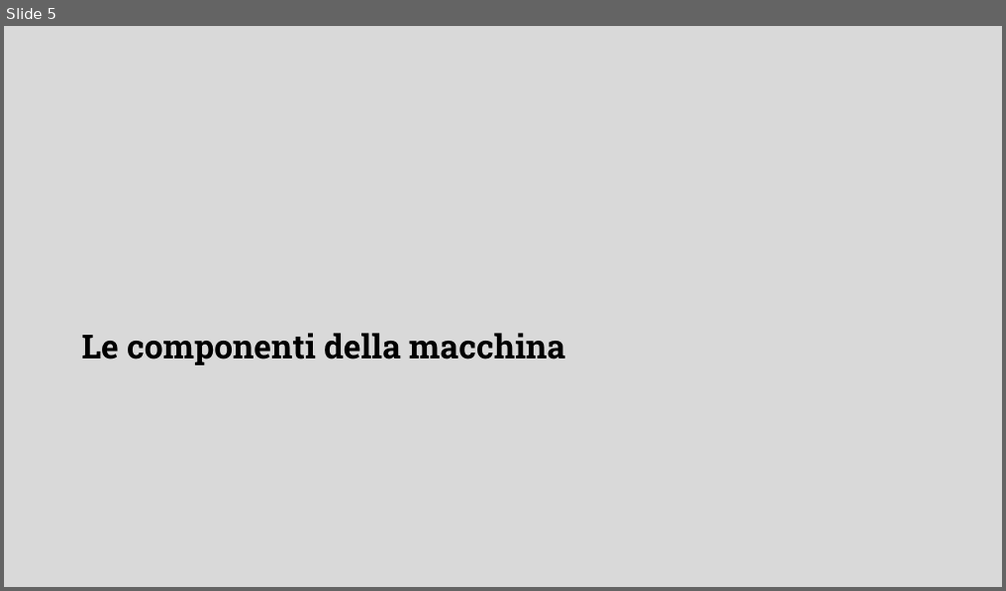
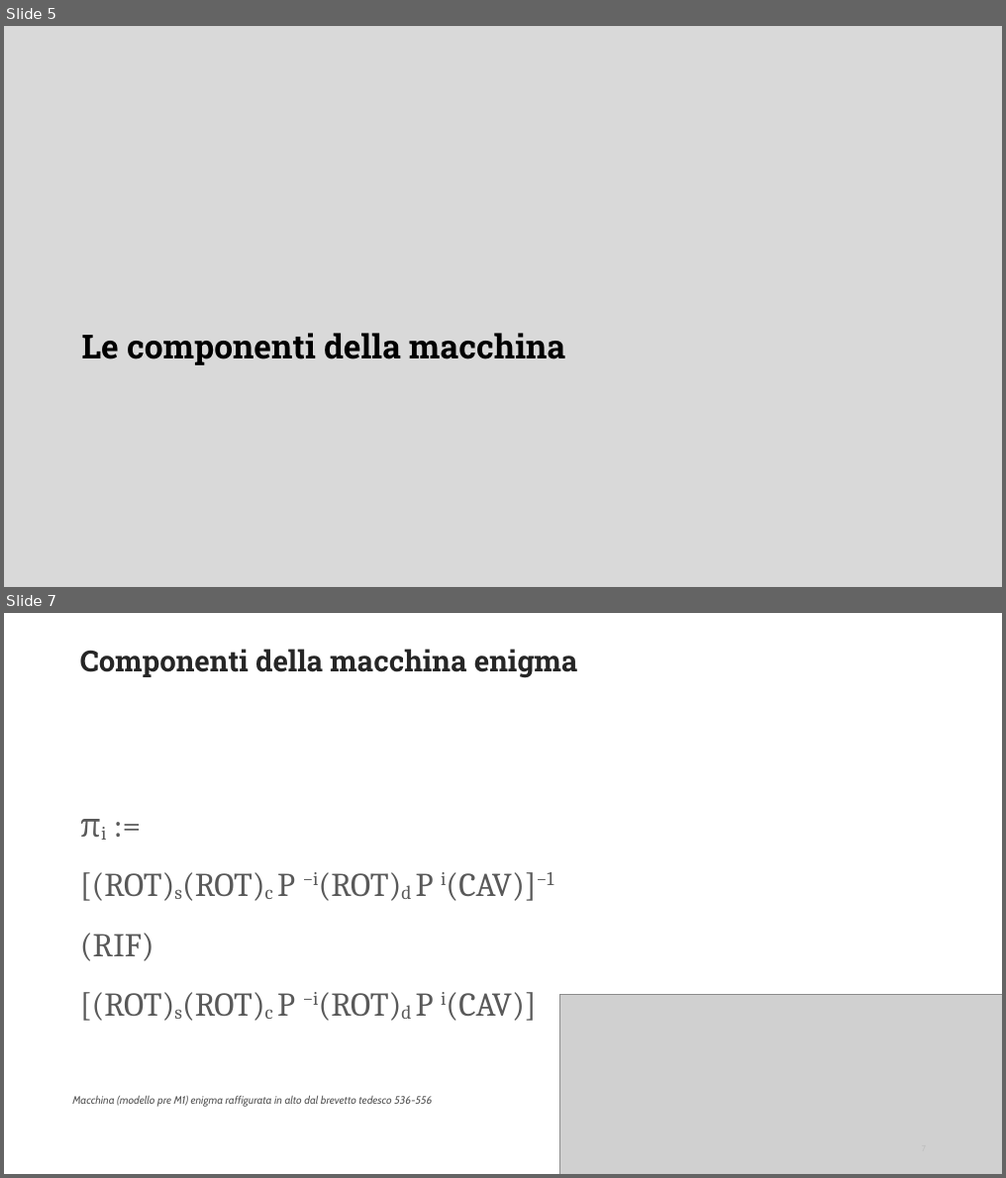
Before and after one commit to DanieleFerretti03/tesi-enigma, a slide deck: presentazione.odp. Shown one above the other, each under a label of ours: slide 5 before the commit, slides 5 and 7 after it; the slides between them are not shown. The pictures are 1006x591 and 1006x1178 pixels, drawn with LibreOffice and Linux fonts; fonts in the diff are those of the drawing; grey boxes stand for pictures; background and template pictures are left out. Boxes give left, top, right and bottom in pixels: in the first picture for what was removed or moved away, otherwise in the second. Text is boxed around its words. In the diff, an @@ line names an element or a change of style, - is before the commit and + after.

```diff
--- a/presentazione.odp
+++ b/presentazione.odp
@@ slide 7 added at (x1=4, y1=613, x2=1002, y2=1174), background #FFFFFF @@
@@ title added at (x1=80, y1=649, x2=578, y2=678), 28 pt, text #262626, bold @@
+Componenti della macchina enigma
@@ text added at (x1=80, y1=872, x2=554, y2=1021), 32 pt, text #595959 @@
+πi :=
+[(ROT)s(ROT)c P −i(ROT)d P i(CAV)]−1
+(RIF)
+[(ROT)s(ROT)c P −i(ROT)d P i(CAV)]
@@ picture added at (x1=560, y1=995, x2=1002, y2=1174) @@
@@ text added at (x1=72, y1=1096, x2=432, y2=1107), 10.5 pt, text #595959, italic @@
+Macchina (modello pre M1) enigma raffigurata in alto dal brevetto tedesco 536-556
@@ page number added at (x1=709, y1=1134, x2=934, y2=1163), 8.2 pt, text #BFBFBF @@
+7
```
Also in this commit, not shown: 1 slide changed, 3 other slides added, 2 other files.
